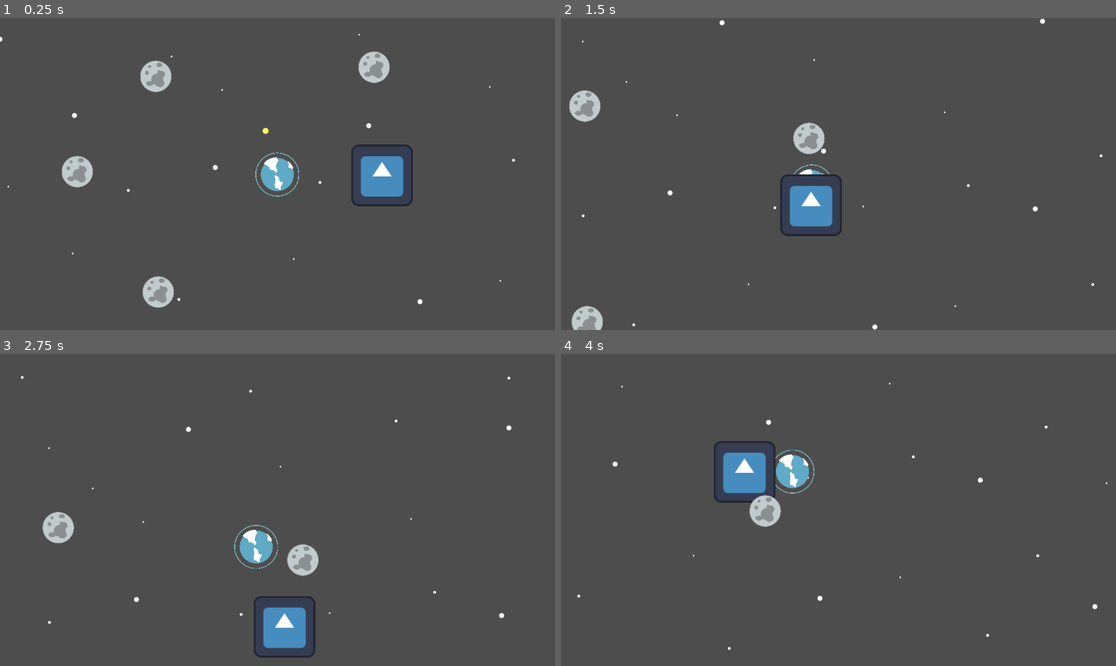
Above: before the commit, frames 1-4 (two rows, left to right).
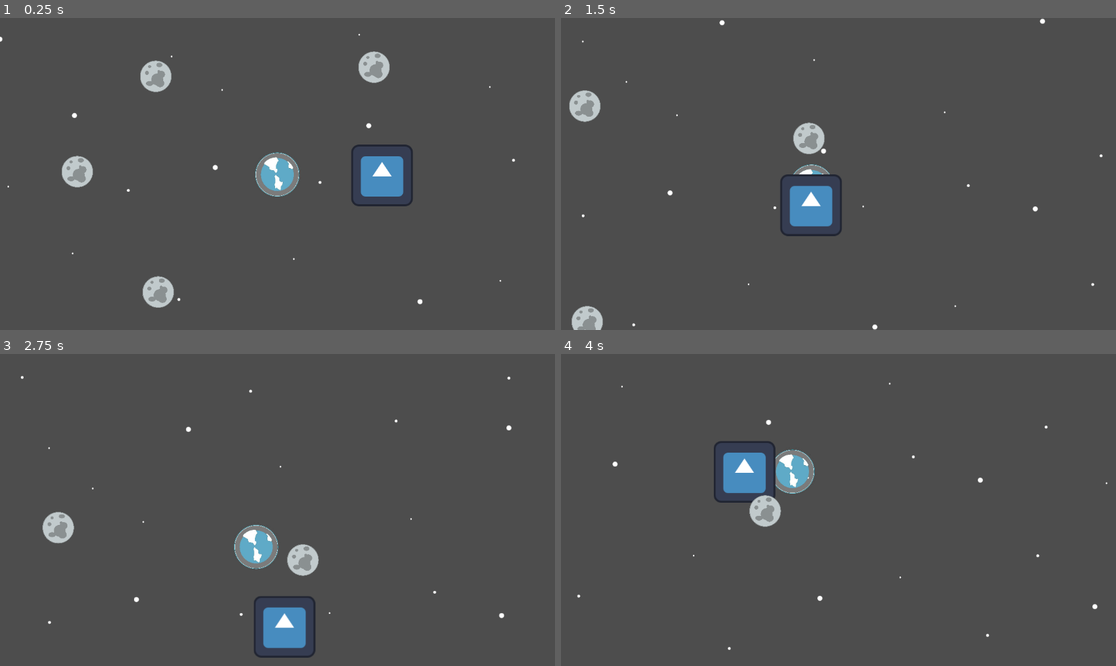
Above: after the commit, the same moments.

Repository: newohrim/planet-cycle-2d
Game: Godot game, scene res://scenes/levels/main.tscn
Two runs of this game, one before a commit and one after it. Both use one fixed random seed, a clock stepped at 60 frames per second and the inputs below. The engine's default icon, where the game draws it, is replaced by a stand-in: a white triangle on a blue panel in a dark square.
Inputs (mouse positions are in pixels of both pictures, inside the frame that each line leads up to):
- Up to frame 1 (0.25 s): no input
- Up to frame 2 (1.5 s): tap Enter at 0.5 s; move the mouse to (960, 158) at 0.52 s; move the mouse to (727, 189) at 1.27 s
- Up to frame 3 (2.75 s): move the mouse to (333, 441) at 2.02 s
- Up to frame 4 (4 s): move the mouse to (810, 572) at 2.77 s; move the mouse to (1005, 556) at 3.52 s

The runs differ from the first frame. In frame 1, 0.3% of the frame differs, in the area x 46-54%, y 35-58%; in frame 2, less than 0.1%; in frame 3, 0.3%; in frame 4, 0.3%.

Commit message:
added player's health bar

Diff:
--- a/scenes/entities/player.tscn
+++ b/scenes/entities/player.tscn
@@ -1,10 +1,12 @@
-[gd_scene load_steps=8 format=3 uid="uid://be17nt4mpyrg7"]
+[gd_scene load_steps=10 format=3 uid="uid://be17nt4mpyrg7"]
 
 [ext_resource type="Texture2D" uid="uid://yxigl88qou4l" path="res://assets/sprites/planets/Earth.png" id="1_merdl"]
 [ext_resource type="Script" uid="uid://cy474xqj3n7ac" path="res://scripts/components/hit_box_component.gd" id="2_42nxq"]
 [ext_resource type="Script" uid="uid://d0bb0ee77wahy" path="res://scripts/components/player_move_component.gd" id="2_b0kkn"]
 [ext_resource type="Script" uid="uid://dvv144haohx4p" path="res://scripts/nodes/gravity_area_2d.gd" id="3_e4p34"]
 [ext_resource type="Script" uid="uid://coe4ntekc4ulp" path="res://scripts/components/health_component.gd" id="5_5u6hq"]
+[ext_resource type="Texture2D" uid="uid://bmhms28nplbi0" path="res://assets/sprites/misc/circle.png" id="6_d4qa6"]
+[ext_resource type="Script" uid="uid://bfrwfuso3cg4" path="res://scripts/nodes/ui/health_bar.gd" id="7_ss7kx"]
 
 [sub_resource type="CircleShape2D" id="CircleShape2D_b0kkn"]
 radius = 47.042534
@@ -46,5 +48,26 @@
 script = ExtResource("5_5u6hq")
 metadata/_custom_type_script = "uid://coe4ntekc4ulp"
 
+[node name="HealthBar" type="TextureProgressBar" parent="."]
+modulate = Color(1, 1, 1, 0.25882354)
+z_index = -1
+anchors_preset = 8
+anchor_left = 0.5
+anchor_top = 0.5
+anchor_right = 0.5
+anchor_bottom = 0.5
+offset_left = -50.0
+offset_top = -49.0
+offset_right = 451.0
+offset_bottom = 442.0
+grow_horizontal = 2
+grow_vertical = 2
+scale = Vector2(0.2, 0.2)
+value = 100.0
+fill_mode = 5
+texture_progress = ExtResource("6_d4qa6")
+script = ExtResource("7_ss7kx")
+
 [connection signal="damage_received" from="HitBox" to="HealthComponent" method="apply_damage"]
 [connection signal="area_entered" from="GravityArea2D" to="GravityArea2D" method="_on_area_entered"]
+[connection signal="on_health_changed" from="HealthComponent" to="HealthBar" method="on_health_changed"]
--- a/scenes/levels/main.tscn
+++ b/scenes/levels/main.tscn
@@ -8,7 +8,6 @@
 [ext_resource type="Script" uid="uid://23fe0je0xtif" path="res://scripts/components/background_scroll_component.gd" id="4_7lrji"]
 [ext_resource type="Texture2D" uid="uid://jyx3g3vkkqp" path="res://icon.svg" id="5_rssyh"]
 [ext_resource type="PackedScene" uid="uid://66qjc3bhf4h5" path="res://scenes/entities/moon.tscn" id="6_hwp66"]
-[ext_resource type="PackedScene" uid="uid://dc5fu62hds7dd" path="res://scenes/entities/asteroid.tscn" id="9_7lrji"]
 
 [node name="Root" type="Node2D"]
 
@@ -52,6 +51,3 @@
 
 [node name="Moon4" parent="." instance=ExtResource("6_hwp66")]
 position = Vector2(-248, 244)
-
-[node name="Asteroid" parent="." instance=ExtResource("9_7lrji")]
-position = Vector2(-58, -210)
--- a/scripts/components/health_component.gd
+++ b/scripts/components/health_component.gd
@@ -1,5 +1,7 @@
 class_name HealthComponent
 extends Node
+
+signal on_health_changed(health : float, delta : float)
 
 @export
 var start_health : float = 100.0
@@ -8,6 +10,8 @@
 var health : float = start_health
 
 func apply_damage(_from : Node, damage : float) -> void:
+	if health == 0.0:
+		return
 	assert(damage >= 0.0, "received negative damage")
 	health = max(health - damage, 0)
-	print("health: " + str(health))
+	on_health_changed.emit(health, -damage)
--- /dev/null
+++ b/scripts/nodes/ui/health_bar.gd
@@ -0,0 +1,16 @@
+class_name HealthBar
+extends TextureProgressBar
+
+@export
+var healthChangeSpeed = 10.0
+
+var target_health : float = 100.0
+
+func on_health_changed(health : float, _delta : float):
+	target_health = health
+
+func _process(delta: float) -> void:
+	if target_health == 0.0:
+		set_value(0.0)  # progress bar value doesn't go lower than 3.0 for some reason
+	else:
+		set_value(lerp(get_value(), target_health, healthChangeSpeed * delta))
Binary file added: assets/sprites/misc/circle.png
Not shown, added: assets/sprites/misc/circle.png.import
Not shown: 1 places in scenes/levels/main.tscn that only renumber resources
Not shown, added: scripts/nodes/ui/health_bar.gd.uid
